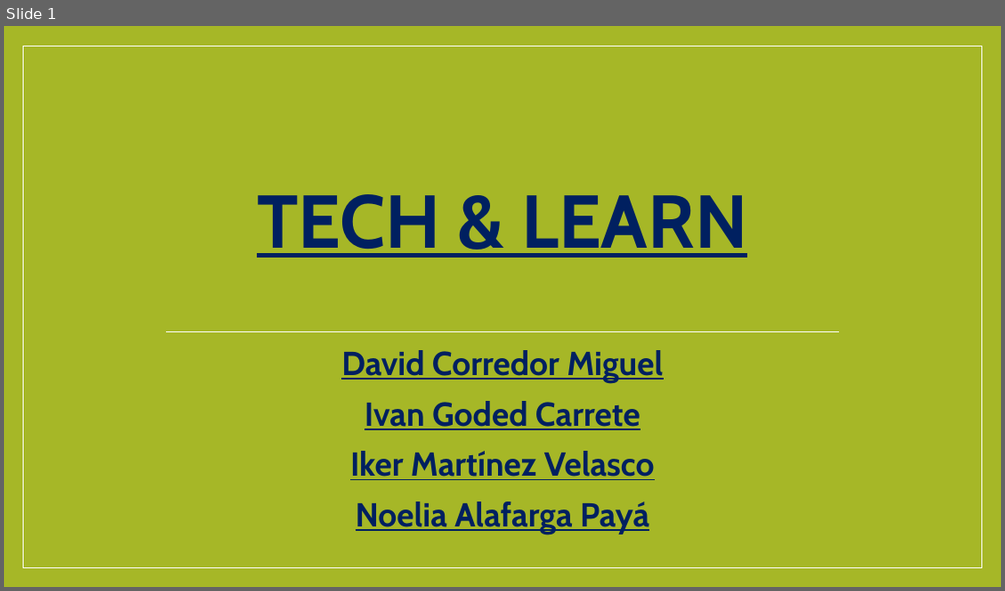
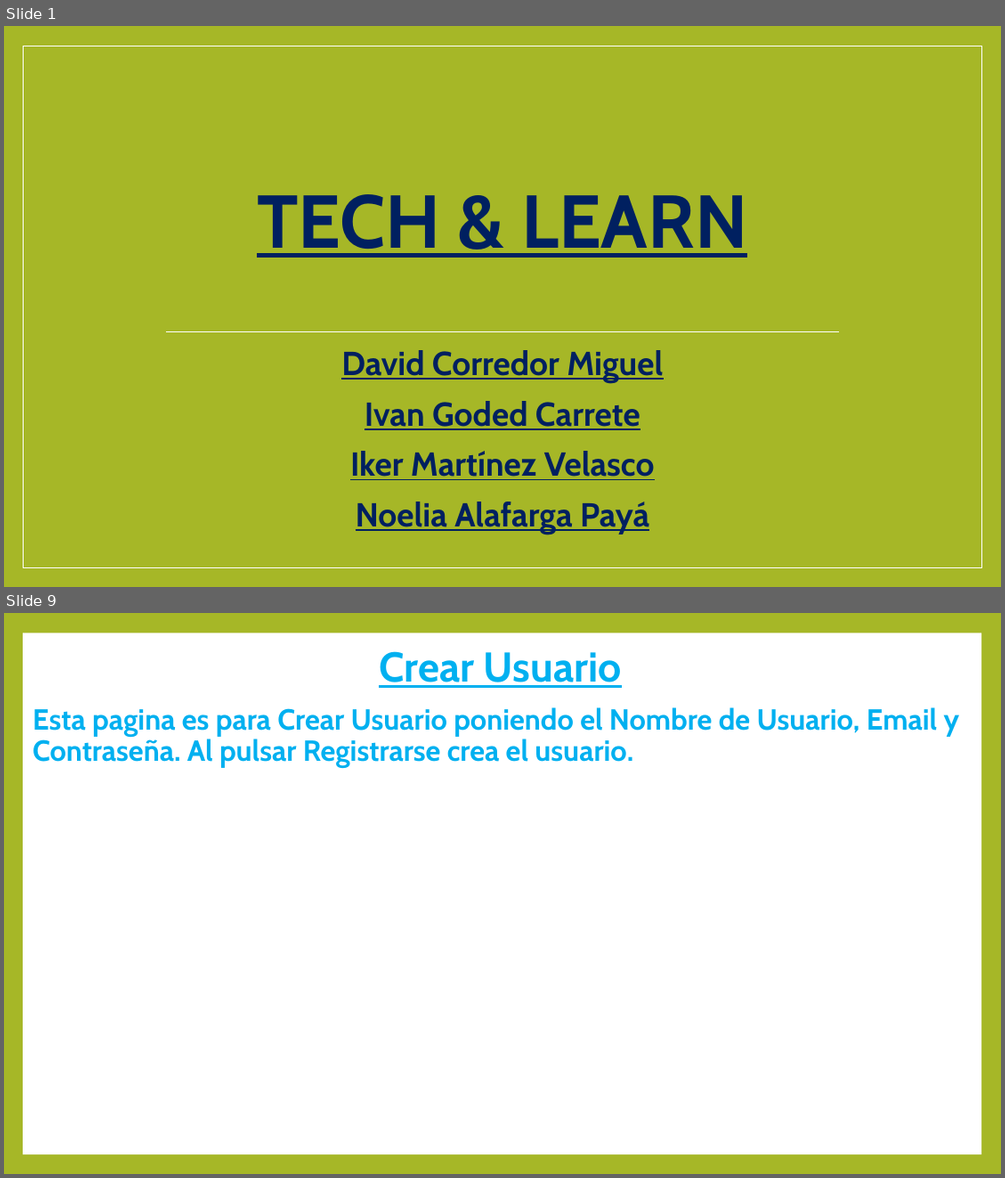
Before and after one commit to DavidCorredorMiguel/proyectogrupo2, a slide deck: Presentacion Tech Learn.pptx. Shown one above the other, each under a label of ours: slide 1 before the commit, slides 1 and 9 after it; the slides between them are not shown. The pictures are 1005x591 and 1005x1178 pixels, drawn with LibreOffice and Linux fonts; fonts in the diff are those of the drawing. Boxes give left, top, right and bottom in pixels: in the first picture for what was removed or moved away, otherwise in the second. Text is boxed around its words. In the diff, an @@ line names an element or a change of style, - is before the commit and + after.

```diff
--- a/Presentacion Tech Learn.pptx
+++ b/Presentacion Tech Learn.pptx
@@ slide 9 added at box(4, 613, 1001, 1174), background #A6B727 @@
@@ rectangle added at box(23, 633, 981, 1154), fill #FFFFFF @@
@@ title added at box(379, 651, 622, 688), 40 pt, text #00B0F0, bold, underline @@
+Crear Usuario
@@ text added at box(32, 707, 960, 768), 28 pt, text #00B0F0, bold @@
+Esta pagina es para Crear Usuario poniendo el Nombre de Usuario, Email y Contraseña. Al pulsar Registrarse crea el usuario.
```
Also in this commit, not shown: 6 slides changed, 10 other slides added, 3 slides removed, 7 other files.
